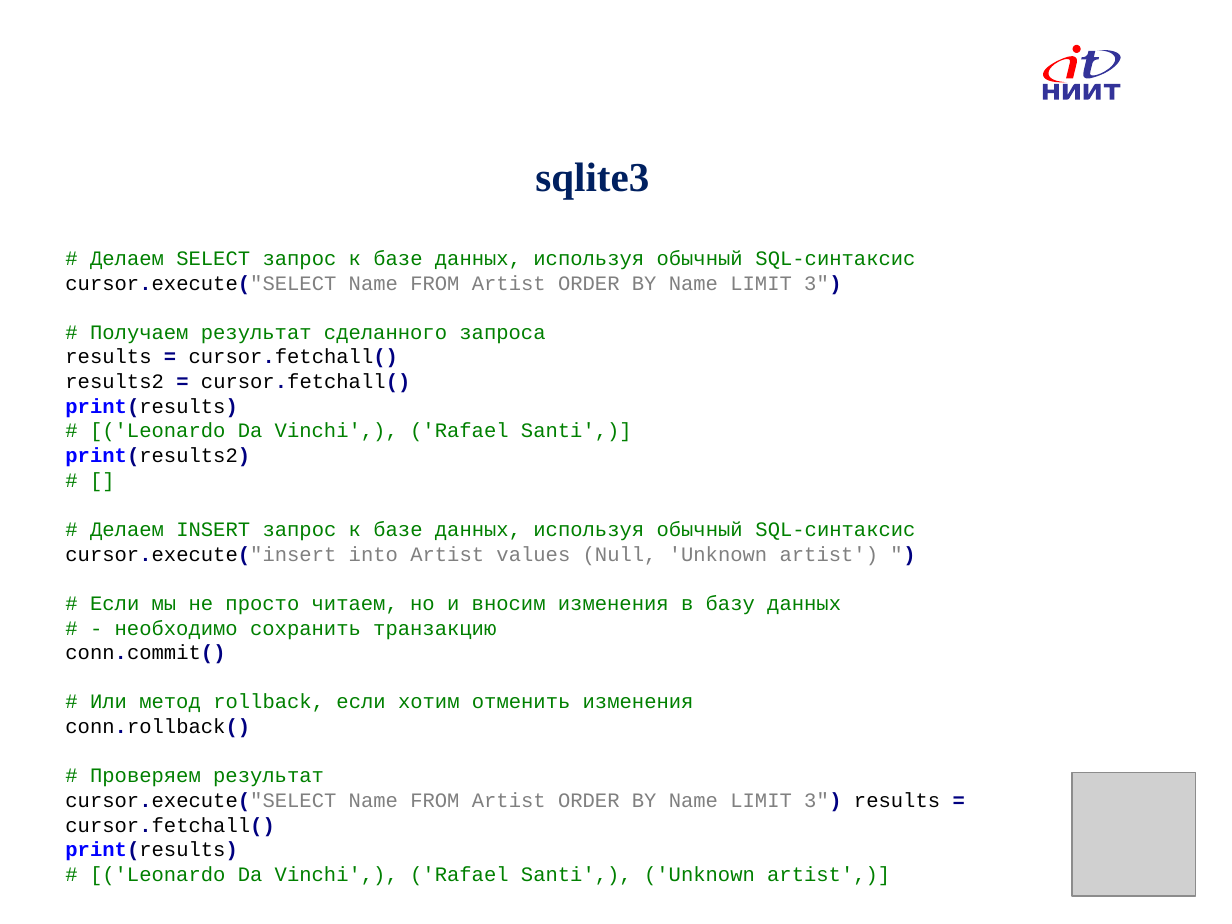
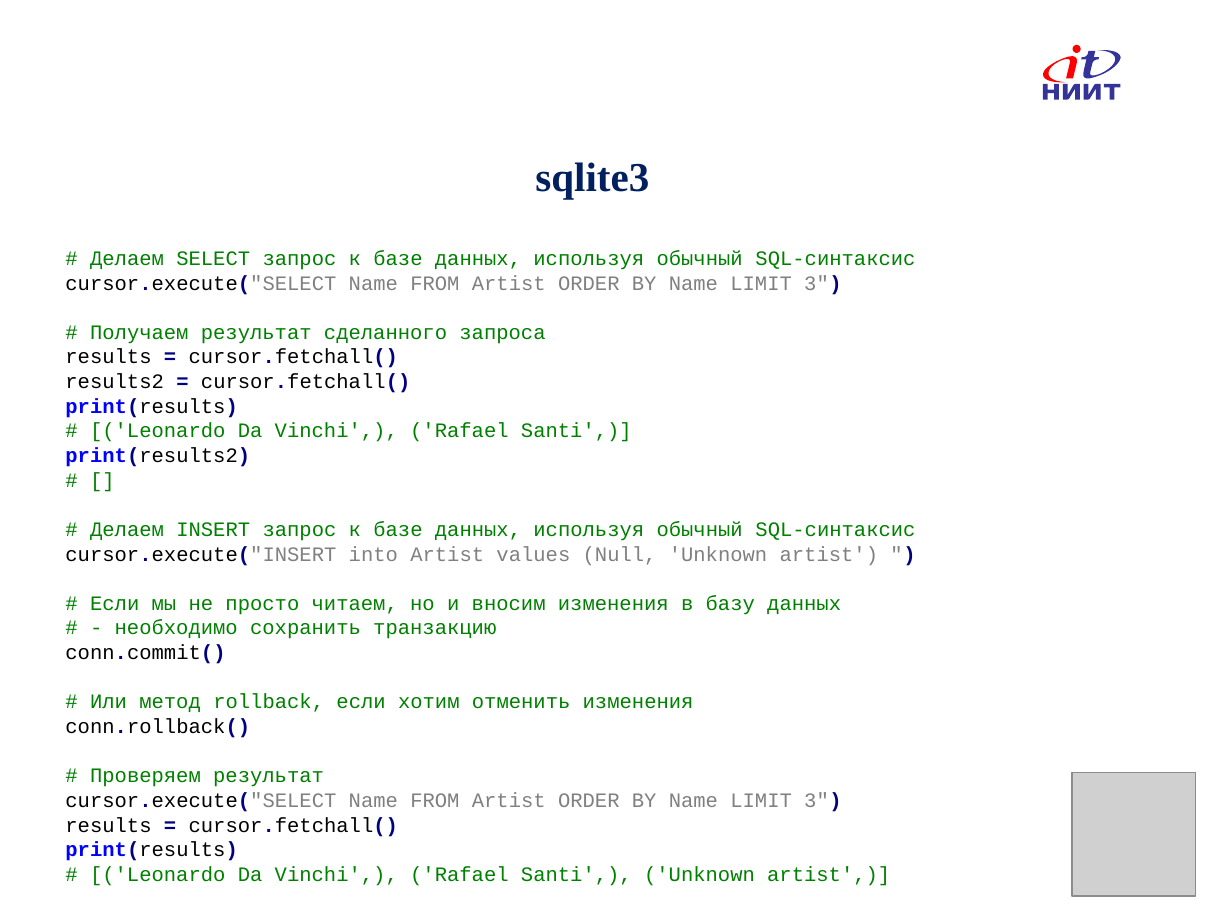
Before and after one commit to IlyaOrlov/PythonCourse, a slide deck: slide 13 of Lectures/PyLec_12.pptx. Drawn at 1232x924 pixels with LibreOffice and Linux fonts; fonts in the diff are those of the drawing; grey boxes stand for pictures; background and template pictures are left out. Boxes give left, top, right and bottom in pixels: in the first picture for what was removed or moved away, otherwise in the second. Text is boxed around its words. In the diff, an @@ line names an element or a change of style, - is before the commit and + after.

```diff
--- a/Lectures/PyLec_12.pptx
+++ b/Lectures/PyLec_12.pptx
@@ text at [65,546,879,566]: text changed @@
-cursor.execute("insert into Artist values (Null, 'Unknown artist') ")
+cursor.execute("INSERT into Artist values (Null, 'Unknown artist') ")
@@ text at [65,792,841,837]: spaces changed @@
-cursor.execute("SELECT Name FROM Artist ORDER BY Name LIMIT 3") results =
-cursor.fetchall()
+cursor.execute("SELECT Name FROM Artist ORDER BY Name LIMIT 3")
+results = cursor.fetchall()
```
Also in this commit, not shown: 1 other slide changed, 6 other files.
